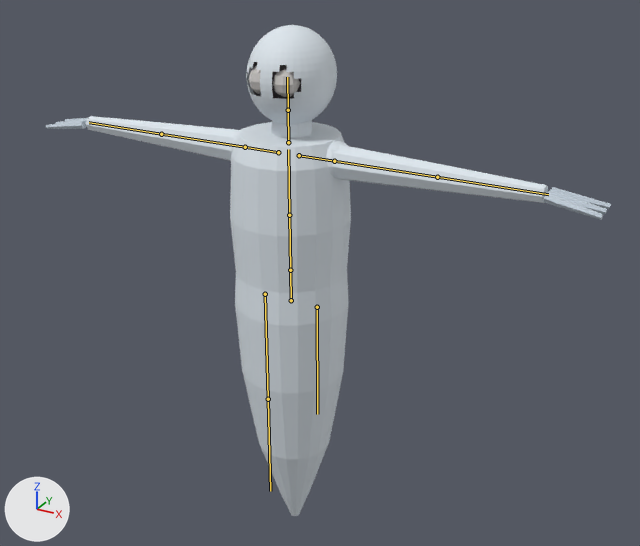
The FBX model Assets/Resources/Bodies/Ghost.fbx: old version first, new version second.
Rendered twice from a camera (50 mm lens) standing at (0.751, -1.255, 1.195) and looking at (0.076, -0.029, 0.582). Arrows for +X, +Y and +Z are at lower left; the lights stay in place. The picture after the commit comes second. The bones that change, and the others that lie on the model, are drawn over the model as lines.

Names of what the first picture shows: 'GhostMesh'.
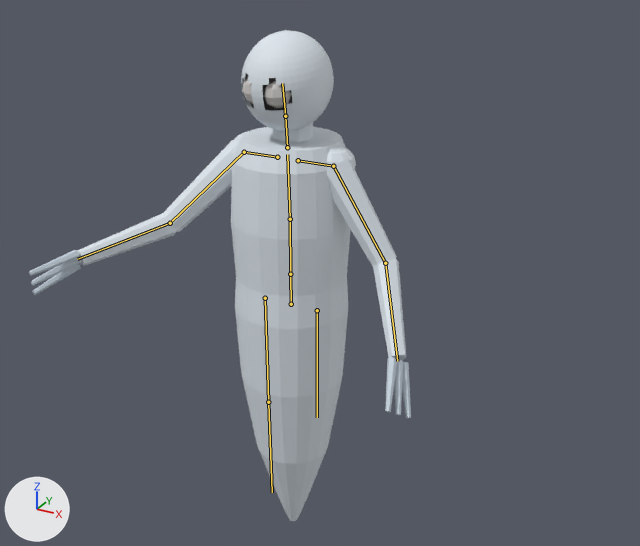
The newer file adds an action. The first version stands in its rest pose; the second is drawn at frame 14 of the action 'Ghost|Talk'.

Changed parts and their boxes [x1, y1, x2, y2] in the pictures (640 x 546 px):
'GhostMesh', posed (32% narrower)
    before: [46, 25, 611, 516]
    after: [29, 30, 411, 521]
bone 'Hips', root to tip
    before: (291, 300) to (290, 272)
    after: (291, 304) to (290, 275)
bone 'Spine', root to tip
    before: (290, 270) to (289, 215)
    after: (290, 274) to (290, 219)
bone 'Chest', root to tip
    before: (289, 215) to (288, 149)
    after: (290, 219) to (287, 154)
bone 'Neck', root to tip
    before: (288, 142) to (288, 110)
    after: (287, 147) to (285, 116)
bone 'Head', root to tip
    before: (288, 110) to (287, 77)
    after: (285, 116) to (282, 83)
bone 'LeftUpperArm', root to tip
    before: (334, 161) to (437, 177)
    after: (333, 166) to (385, 263)
bone 'LeftLowerArm', root to tip
    before: (437, 177) to (548, 194)
    after: (385, 263) to (397, 361)
bone 'RightUpperArm', root to tip
    before: (245, 147) to (161, 134)
    after: (244, 152) to (170, 223)
bone 'RightLowerArm', root to tip
    before: (161, 134) to (89, 122)
    after: (170, 223) to (77, 259)

Edits to the bpy script that builds the scene:
```text
Change bone_hips:
    where bone_hips = bpy.data.objects['Ghost'].pose.bones['Hips']
    bone_hips.location: (0.0, 0.0, 0.0) -> (0.0, -0.008, 0.0)
Change bone_spine:
    where bone_spine = bpy.data.objects['Ghost'].pose.bones['Spine']  # child of 'Hips'
    bone_spine.rotation_quaternion: (1.0, 0.0, 0.0, 0.0) -> (1.0, -0.007, 0.0, 0.0)  # degrees (0, 0, 0) -> degrees (-1, 0, 0)
Change bone_chest:
    where bone_chest = bpy.data.objects['Ghost'].pose.bones['Chest']  # child of 'Spine'
    bone_chest.rotation_quaternion: (1.0, 0.0, 0.0, 0.0) -> (1.0, 0.029, 0.0, 0.0)  # degrees (0, 0, 0) -> degrees (3, 0, 0)
Change bone_neck:
    where bone_neck = bpy.data.objects['Ghost'].pose.bones['Neck']  # child of 'Chest'
    bone_neck.rotation_quaternion: (1.0, 0.0, 0.0, 0.0) -> (1.0, 0.014, 0.0, 0.0)  # degrees (0, 0, 0) -> degrees (2, 0, 0)
Change bone_head:
    where bone_head = bpy.data.objects['Ghost'].pose.bones['Head']  # child of 'Neck'
    bone_head.rotation_quaternion: (1.0, 0.0, 0.0, 0.0) -> (0.998, 0.035, -0.052, 0.002)  # degrees (0, 0, 0) -> degrees (4, -6, 0)
Change bone_leftupperarm:
    where bone_leftupperarm = bpy.data.objects['Ghost'].pose.bones['LeftUpperArm']  # child of 'LeftShoulder'
    bone_leftupperarm.rotation_quaternion: (1.0, 0.0, 0.0, 0.0) -> (0.882, -0.469, -0.035, -0.019)  # degrees (0, 0, 0) -> degrees (-56, -5, 0)
Change bone_leftlowerarm:
    where bone_leftlowerarm = bpy.data.objects['Ghost'].pose.bones['LeftLowerArm']  # child of 'LeftUpperArm'
    bone_leftlowerarm.rotation_quaternion: (1.0, 0.0, 0.0, 0.0) -> (0.946, 0.0, 0.0, -0.326)  # degrees (0, 0, 0) -> degrees (0, 0, -38)
Change bone_rightupperarm:
    where bone_rightupperarm = bpy.data.objects['Ghost'].pose.bones['RightUpperArm']  # child of 'RightShoulder'
    bone_rightupperarm.rotation_quaternion: (1.0, 0.0, 0.0, 0.0) -> (0.832, -0.442, 0.295, 0.157)  # degrees (0, 0, 0) -> degrees (-56, 39, 0)
Change bone_rightlowerarm:
    where bone_rightlowerarm = bpy.data.objects['Ghost'].pose.bones['RightLowerArm']  # child of 'RightUpperArm'
    bone_rightlowerarm.rotation_quaternion: (1.0, 0.0, 0.0, 0.0) -> (0.946, 0.0, 0.0, 0.326)  # degrees (0, 0, 0) -> degrees (0, 0, 38)
```
